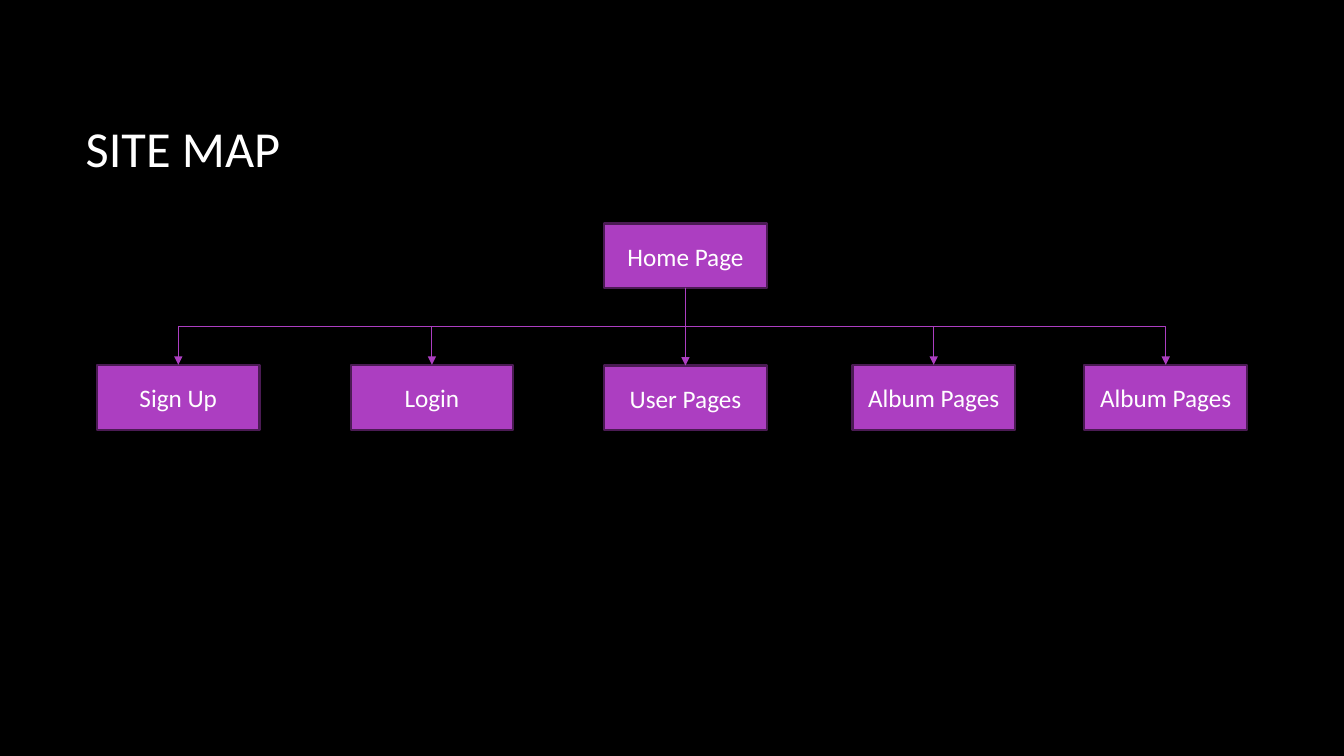
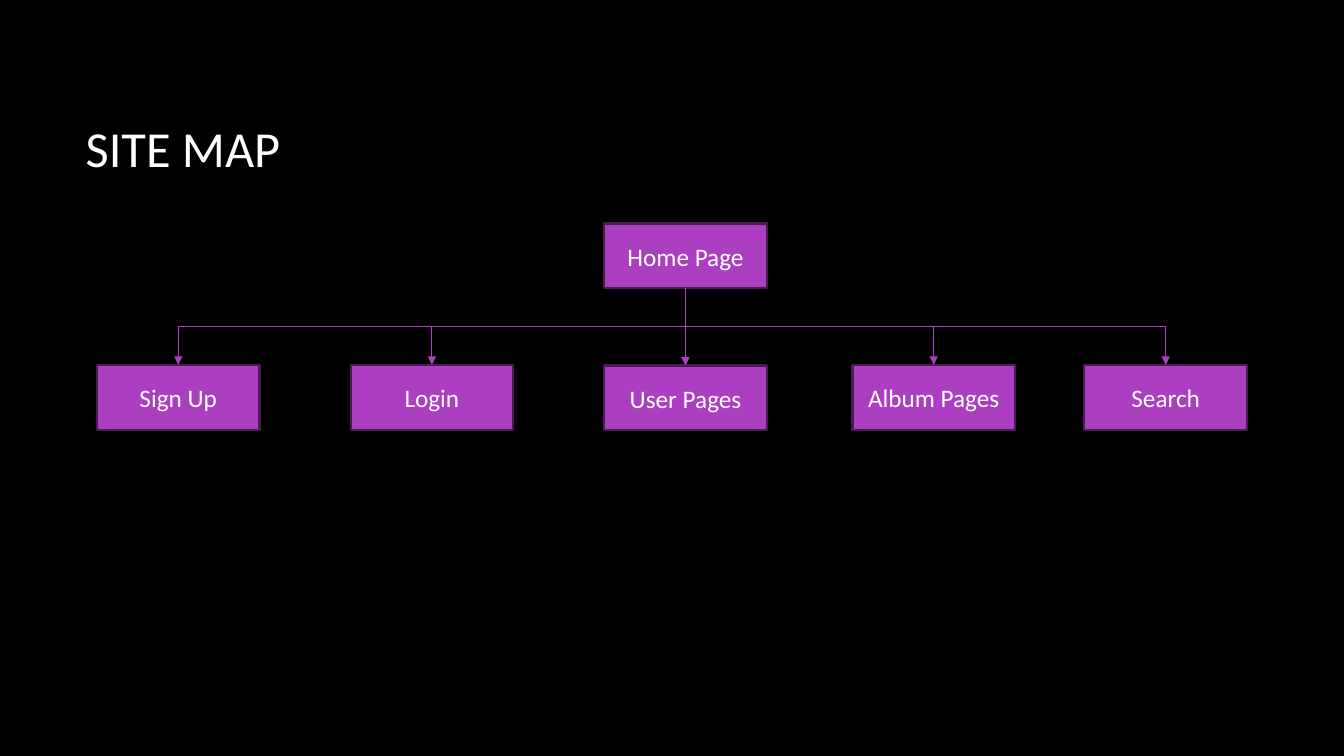
Before and after one commit to MalachyMcGinnity/WAD2GroupProject, a slide deck: slide 7 of WAD2 Group Project Design Spec.pptx. Drawn at 1344x756 pixels with LibreOffice and Linux fonts; fonts in the diff are those of the drawing; background and template pictures are left out. Boxes give left, top, right and bottom in pixels: in the first picture for what was removed or moved away, otherwise in the second. Text is boxed around its words. In the diff, an @@ line names an element or a change of style, - is before the commit and + after.

Commit message:
Minor Fix

```diff
--- a/WAD2 Group Project Design Spec.pptx
+++ b/WAD2 Group Project Design Spec.pptx
@@ text in rectangle at (1131, 389, 1199, 407): text changed @@
-Album Pages
+Search
```
